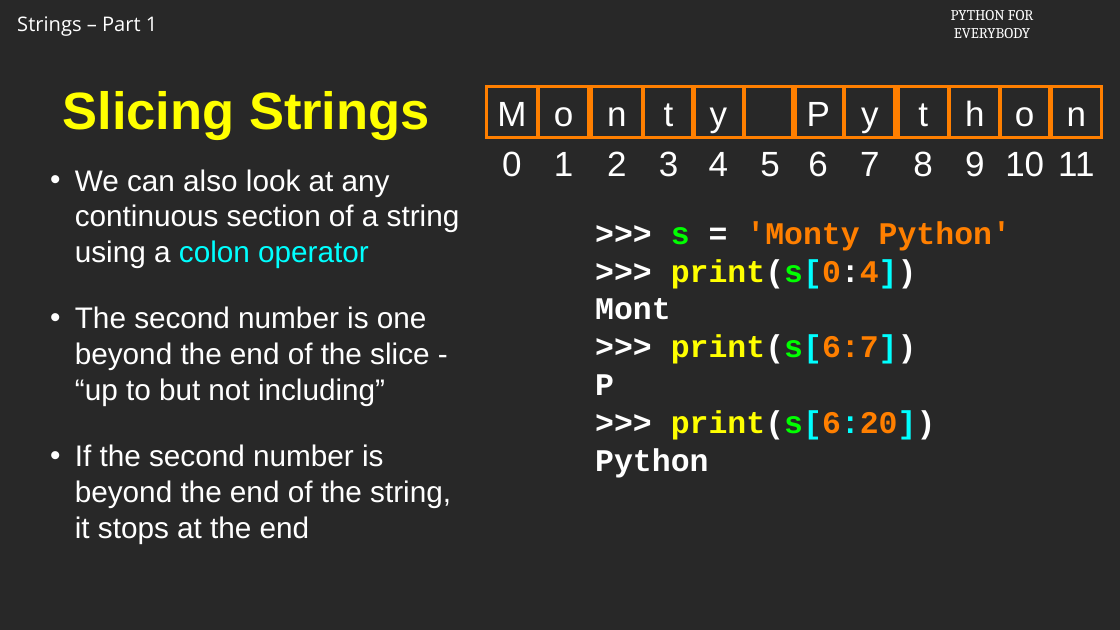
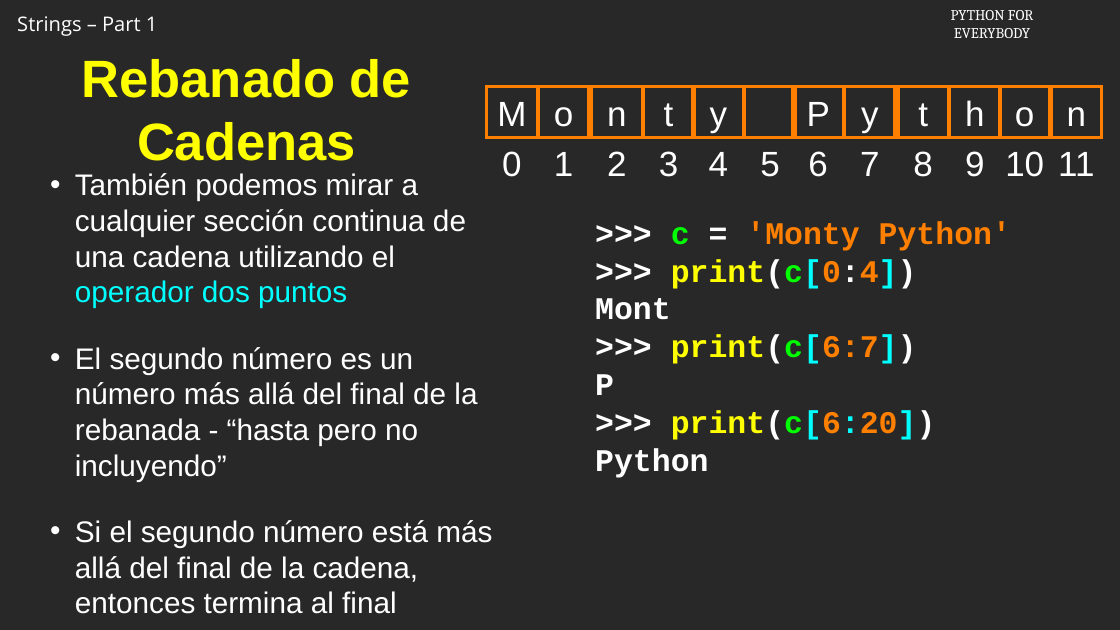
Before and after one commit to csev/py4e, a slide deck: slide 15 of ai/6.1.pptx. Drawn at 1120x630 pixels with LibreOffice and Linux fonts; fonts in the diff are those of the drawing; background and template pictures are left out. Boxes give left, top, right and bottom in pixels: in the first picture for what was removed or moved away, otherwise in the second. Text is boxed around its words. In the diff, an @@ line names an element or a change of style, - is before the commit and + after.

```diff
--- a/ai/6.1.pptx
+++ b/ai/6.1.pptx
@@ title at [82, 59, 411, 161]: text changed @@
-Slicing Strings
+Rebanado de Cadenas
@@ text at [671, 221, 1011, 289]: text changed @@
->>> s = 'Monty Python'
->>> print(s[0:4])
+>>> c = 'Monty Python'
+>>> print(c[0:4])
@@ text at [75, 347, 492, 614]: text changed @@
-• We can also look at any continuous section of a string using a colon operator
-• The second number is one beyond the end of the slice - “up to but not including”
-• If the second number is beyond the end of the string, it stops at the end
+• También podemos mirar a cualquier sección continua de una cadena utilizando el operador dos puntos
+• El segundo número es un número más allá del final de la rebanada - “hasta pero no incluyendo”
+• Si el segundo número está más allá del final de la cadena, entonces termina al final
@@ text at [671, 334, 917, 364]: text changed @@
->>> print(s[6:7])
+>>> print(c[6:7])
@@ text at [671, 410, 936, 440]: text changed @@
->>> print(s[6:20])
+>>> print(c[6:20])
```
Also in this commit, not shown: 16 other slides changed, 1 slide added, 1 slide removed.
